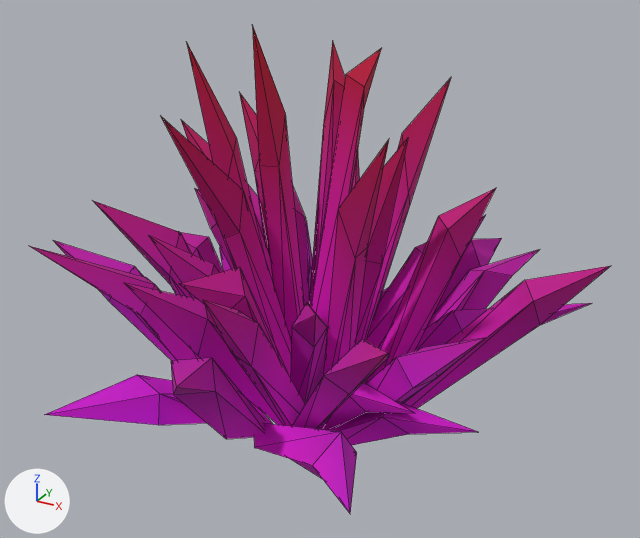
A saved change to the glTF model assets/synty/synty-plant-grass-03.gltf.
The view is the same before and after, from a 50 mm lens placed at (0.641, -1.137, 0.825), pointed at (0.025, -0.017, 0.266). Lighting does not change. The marker at lower left points along +X, +Y and +Z. The picture after the commit comes second. Mesh edges are drawn as thin lines. Vertices at exactly the same position are counted once.

In view in the first picture: 'SM_Plant_Grass_03'.
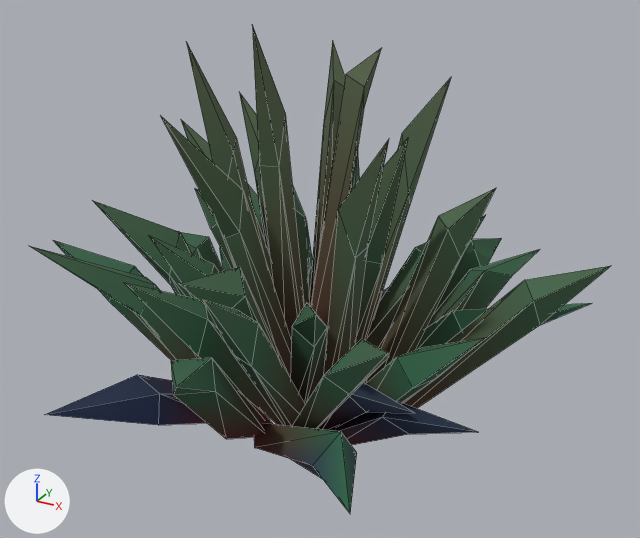
Pixel boxes [x1, y1, x2, y2] of what changed, in the pictures (640 x 538 px):
'SM_Plant_Grass_03', surface changed, recoloured (purple to green): [30, 27, 610, 513] in both
part 1 of me_sm_plant_grass_03, recoloured: [134, 85, 527, 478] in both
part 2 of me_sm_plant_grass_03, recoloured (darker): [30, 25, 610, 513] in both
part 3 of me_sm_plant_grass_03, recoloured (darker): [45, 75, 539, 466] in both

What changed in the scene script:
```text
Add img_image_0:
    img_image_0 = load_image('Image_0', '_unpacked/Image_0', 512, 512, 'sRGB')
Change mat_tree:
    add n3 = _N.new('ShaderNodeMix'); n3.name = 'Mix'
    add n3.data_type = 'RGBA'
    add n3.blend_type = 'MULTIPLY'
    add n3.inputs[0].default_value = 1.0  # 'Factor'
    add n4 = _N.new('ShaderNodeTexImage'); n4.name = 'Image Texture'
    add n4.image = img_image_0
    where n2 = _N.new('ShaderNodeVertexColor'); n2.name = 'Color Attribute'
    where n0 = _N.new('ShaderNodeBsdfPrincipled'); n0.name = 'Principled BSDF'
    remove _L.new(n2.outputs[0], n0.inputs[0])  # 'Color' to 'Base Color'
    add _L.new(n3.outputs[2], n0.inputs[0])  # 'Result' to 'Base Color'
    add _L.new(n2.outputs[0], n3.inputs[7])  # 'Color' to 'B'
    add _L.new(n4.outputs[0], n3.inputs[6])  # 'Color' to 'A'
Change me_sm_plant_grass_03:
    where me_sm_plant_grass_03.from_pydata(...)  # 387 vertices, 602 faces; spans x -0.454..0.454, y -0.398..0.398, z 0.0..0.655
    used by ob_sm_plant_grass_03; location = (0.0, 0.0, 0.0)
    me_sm_plant_grass_03 part 1: 271 faces centred in x -0.225..0.208, y -0.252..0.196, z 0.0..0.179 are repainted in the vertex colours; the middle colour goes from pink #ff00f1 to red #ff1f1f
    me_sm_plant_grass_03 part 2: 155 faces centred in x -0.381..0.4, y -0.348..0.332, z 0.144..0.569 are repainted in the vertex colours; the middle colour goes from pink #ba0096 to cyan #b2fffc
    me_sm_plant_grass_03 part 3: 176 faces centred in x -0.285..0.295, y -0.332..0.251, z 0.06..0.363 are repainted in the vertex colours; the middle colour goes from pink #ba00b3 to cyan #bcfffb
```
